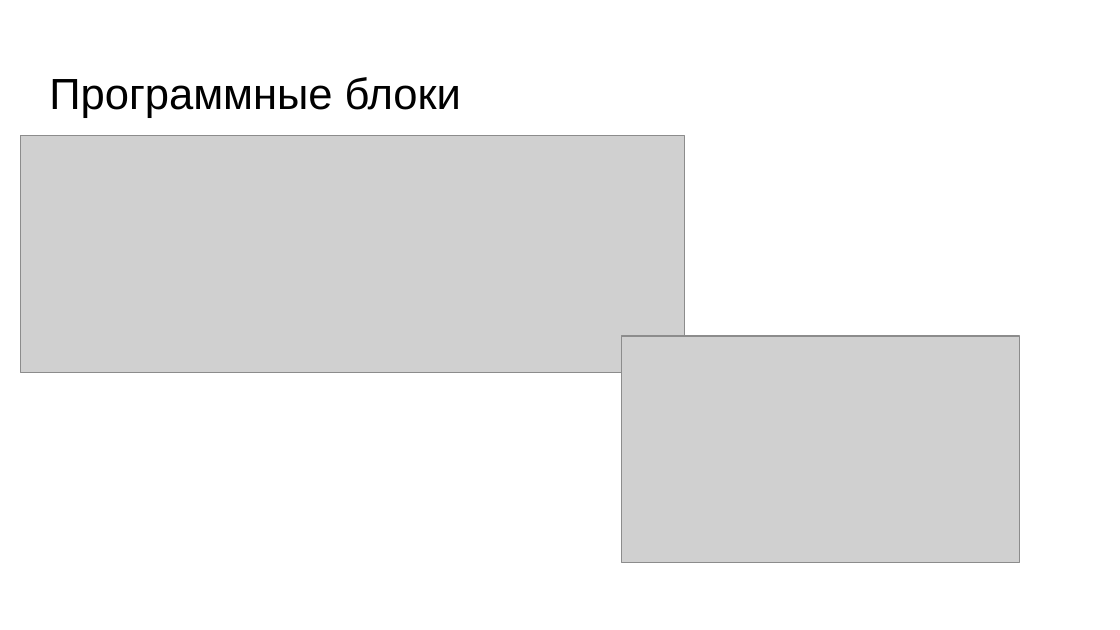
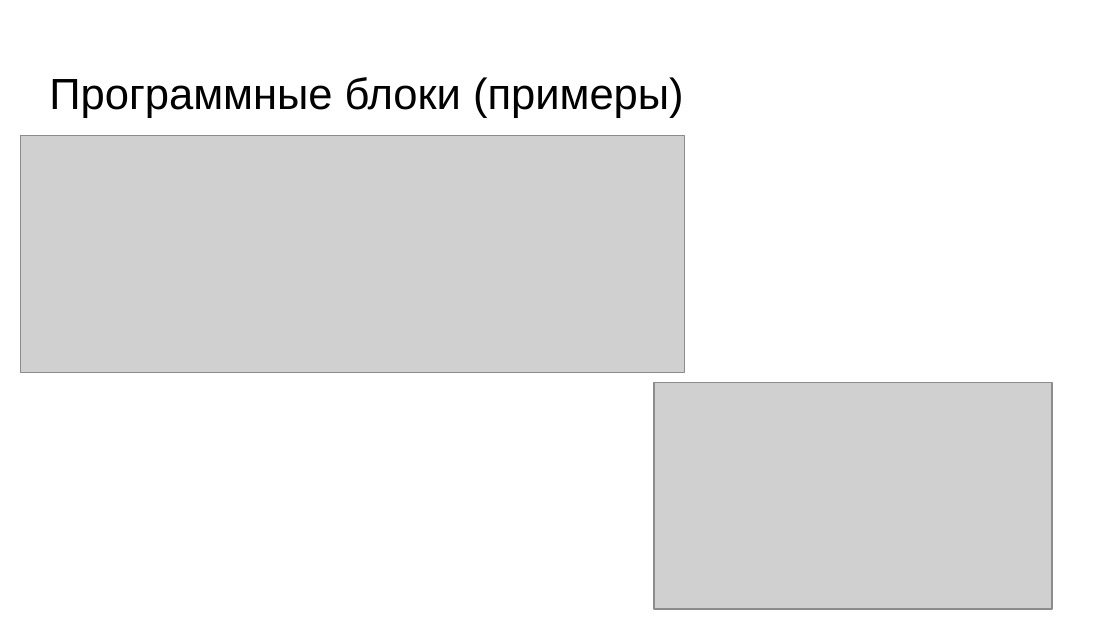
Before and after one commit to skhayrulin/python_course, a slide deck: slide 31 of lecture/Lecture3.pptx (slide 13 before the commit). Drawn at 1120x630 pixels with LibreOffice and Linux fonts; fonts in the diff are those of the drawing; grey boxes stand for pictures. Boxes give left, top, right and bottom in pixels: in the first picture for what was removed or moved away, otherwise in the second. Text is boxed around its words. In the diff, an @@ line names an element or a change of style, - is before the commit and + after.

```diff
--- a/lecture/Lecture3.pptx
+++ b/lecture/Lecture3.pptx
@@ title at (49,77,684,118): text changed @@
-Программные блоки
+Программные блоки (примеры)
@@ picture: place and size @@
-picture at (622,336,1019,562)
+picture at (654,383,1052,609)
```
Also in this commit, not shown: 10 other slides changed, 38 slides added, 4 slides removed, 1 other file.
